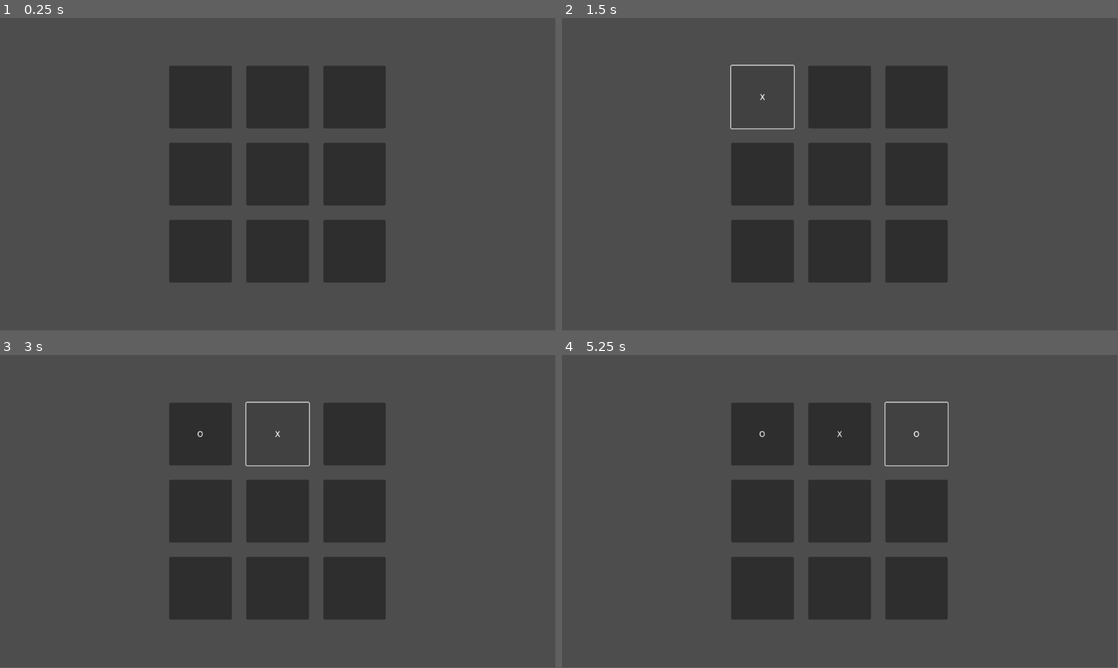
Above: before the commit, frames 1-4 (two rows, left to right).
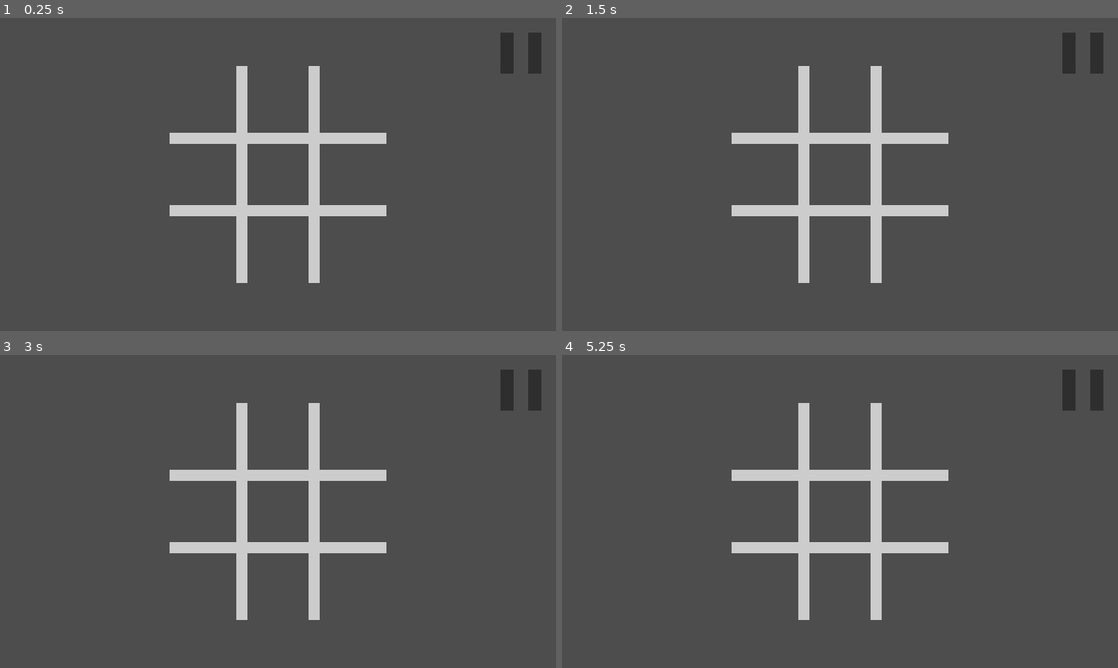
Above: after the commit, the same moments.

Repository: AlixBarreaux/tic-tac-two
Game: Godot game, scene res://scenes/game.tscn
Same seed, same stepped clock (60 frames per second), same inputs: the game is played once before the commit and once after it.
Inputs (mouse positions are in pixels of both pictures, inside the frame that each line leads up to; where the layout moved, square brackets give the same spot in the first picture):
- Up to frame 1 (0.25 s): no input
- Up to frame 2 (1.5 s): click (767, 102) [762, 96] at 0.5 s; click (767, 102) [762, 96] at 1.25 s
- Up to frame 3 (3 s): click (205, 439) [200, 433] at 2 s; click (278, 439) [278, 433] at 2.75 s
- Up to frame 4 (5.25 s): click (840, 439) [840, 433] at 3.5 s; click (840, 439) [840, 433] at 4.25 s; click (912, 439) [917, 433] at 5 s
In our replay, the window is 799x449 before the commit and 800x450 after it. These sizes can differ from the game's own. Grey fills any space a smaller window leaves; there, only what the larger window draws over its background counts as a difference.

The runs differ from the first frame. In frame 1, 26% of the frame differs, in the area x 30-98%, y 4-85%; in frame 2, 24%; in frame 3, 23%; in frame 4, 23%.

Commit message:
Feat: Create UI elements
Move code from Game node to Global, add main menu, pause menu, colors in board injected into button cell

Diff:
--- a/autoloads/scripts/events.gd
+++ b/autoloads/scripts/events.gd
@@ -2,6 +2,7 @@
 #class_name Events
 
 
+signal game_started
 signal game_reset
 signal player_picked_cell(id: int)
 signal player_won(id: int)
--- a/scripts/game.gd
+++ b/autoloads/scripts/global.gd
@@ -1,5 +1,5 @@
 extends Node
-class_name Game
+#class_name Global
 
 
 enum PlayerTypes { HUMAN, AI }
@@ -11,6 +11,20 @@
 @export var starting_player: int = randi_range(1, 2)
 ## ID of the player currently playing
 @onready var current_player_id: int = starting_player
+
+
+@export var game_mode: EnumGameModes.GameModes = EnumGameModes.GameModes.Singleplayer
+
+func set_game_mode(value: EnumGameModes.GameModes) -> void:
+	game_mode = value
+
+	#match value:
+		#EnumGameModes.GameModes.Singleplayer:
+			#pass
+		#EnumGameModes.GameModes.Multiplayer:
+			#pass
+		#_:
+			#printerr("(!) ERROR in: " + self.get_name() + ": Unrecognized enum value!")
 
 
 func on_player_picked_cell(_player_id: int) -> void:
--- a/project.godot
+++ b/project.godot
@@ -10,7 +10,7 @@
 
 [application]
 
-config/name="Tic Tac Troop"
+config/name="Tic Tac Too"
 run/main_scene="res://scenes/game.tscn"
 config/features=PackedStringArray("4.2", "Mobile")
 config/icon="res://miscellaneous/icon.svg"
@@ -22,11 +22,31 @@
 [autoload]
 
 Settings="*res://autoloads/scripts/settings.gd"
+Global="*res://autoloads/scripts/global.gd"
 Events="*res://autoloads/scripts/events.gd"
+
+[display]
+
+window/size/viewport_width=1920
+window/size/viewport_height=1080
+window/size/window_width_override=1280
+window/size/window_height_override=720
+window/stretch/mode="canvas_items"
 
 [gui]
 
 theme/custom="res://resources/themes/main_theme.tres"
+theme/default_font_multichannel_signed_distance_field=true
+
+[input]
+
+ui_pause={
+"deadzone": 0.5,
+"events": [Object(InputEventKey,"resource_local_to_scene":false,"resource_name":"","device":-1,"window_id":0,"alt_pressed":false,"shift_pressed":false,"ctrl_pressed":false,"meta_pressed":false,"pressed":false,"keycode":0,"physical_keycode":4194305,"key_label":0,"unicode":0,"echo":false,"script":null)
+, Object(InputEventKey,"resource_local_to_scene":false,"resource_name":"","device":-1,"window_id":0,"alt_pressed":false,"shift_pressed":false,"ctrl_pressed":false,"meta_pressed":false,"pressed":false,"keycode":0,"physical_keycode":80,"key_label":0,"unicode":112,"echo":false,"script":null)
+, Object(InputEventJoypadButton,"resource_local_to_scene":false,"resource_name":"","device":-1,"button_index":6,"pressure":0.0,"pressed":false,"script":null)
+]
+}
 
 [rendering]
 
--- a/resources/themes/main_theme.tres
+++ b/resources/themes/main_theme.tres
@@ -1,3 +1,13 @@
-[gd_resource type="Theme" format=3 uid="uid://chvdfaqu3vjd2"]
+[gd_resource type="Theme" load_steps=2 format=3 uid="uid://chvdfaqu3vjd2"]
+
+[sub_resource type="StyleBoxFlat" id="StyleBoxFlat_sik6j"]
+bg_color = Color(0.762404, 0.762404, 0.762404, 0.541176)
 
 [resource]
+Button/font_sizes/font_size = 25
+ButtonCell/base_type = &"Button"
+ButtonCell/font_sizes/font_size = 100
+GameTitle/base_type = &"Label"
+GameTitle/font_sizes/font_size = 80
+PanelSemiTransparent/base_type = &"Panel"
+PanelSemiTransparent/styles/panel = SubResource("StyleBoxFlat_sik6j")
--- a/scenes/button_cell.tscn
+++ b/scenes/button_cell.tscn
@@ -1,10 +1,13 @@
-[gd_scene load_steps=2 format=3 uid="uid://c7fkf7oihcrlp"]
+[gd_scene load_steps=3 format=3 uid="uid://c7fkf7oihcrlp"]
 
 [ext_resource type="Script" path="res://scripts/button_cell.gd" id="1_54p6b"]
+[ext_resource type="Theme" uid="uid://chvdfaqu3vjd2" path="res://resources/themes/main_theme.tres" id="1_dcwhr"]
 
 [node name="ButtonCell" type="Button"]
 size_flags_horizontal = 3
 size_flags_vertical = 3
+theme = ExtResource("1_dcwhr")
+theme_type_variation = &"ButtonCell"
 script = ExtResource("1_54p6b")
 
 [connection signal="pressed" from="." to="." method="_on_pressed"]
--- a/scenes/game.tscn
+++ b/scenes/game.tscn
@@ -1,11 +1,61 @@
-[gd_scene load_steps=4 format=3 uid="uid://vi1mnlp6oe6e"]
+[gd_scene load_steps=13 format=3 uid="uid://vi1mnlp6oe6e"]
 
 [ext_resource type="Script" path="res://scripts/board.gd" id="1_80fon"]
 [ext_resource type="PackedScene" uid="uid://c7fkf7oihcrlp" path="res://scenes/button_cell.tscn" id="1_b1dxv"]
-[ext_resource type="Script" path="res://scripts/game.gd" id="1_br1hd"]
+[ext_resource type="PackedScene" uid="uid://b3655ngv0pjo" path="res://scenes/pause_menu_ui.tscn" id="3_dlpvo"]
+
+[sub_resource type="StyleBoxFlat" id="StyleBoxFlat_yptch"]
+bg_color = Color(0.6, 0.6, 0.6, 0)
+border_width_right = 20
+border_width_bottom = 20
+
+[sub_resource type="StyleBoxFlat" id="StyleBoxFlat_elyke"]
+bg_color = Color(0.6, 0.6, 0.6, 0)
+border_width_left = 20
+border_width_right = 20
+border_width_bottom = 20
+
+[sub_resource type="StyleBoxFlat" id="StyleBoxFlat_ilknn"]
+bg_color = Color(0.6, 0.6, 0.6, 0)
+border_width_left = 20
+border_width_bottom = 20
+
+[sub_resource type="StyleBoxFlat" id="StyleBoxFlat_v350l"]
+bg_color = Color(0.6, 0.6, 0.6, 0)
+border_width_top = 20
+border_width_right = 20
+border_width_bottom = 20
+
+[sub_resource type="StyleBoxFlat" id="StyleBoxFlat_t1rvh"]
+bg_color = Color(0.6, 0.6, 0.6, 0)
+border_width_left = 20
+border_width_top = 20
+border_width_right = 20
+border_width_bottom = 20
+
+[sub_resource type="StyleBoxFlat" id="StyleBoxFlat_2h4cq"]
+bg_color = Color(0.6, 0.6, 0.6, 0)
+border_width_left = 20
+border_width_top = 20
+border_width_bottom = 20
+
+[sub_resource type="StyleBoxFlat" id="StyleBoxFlat_2n1ha"]
+bg_color = Color(0.6, 0.6, 0.6, 0)
+border_width_top = 20
+border_width_right = 20
+
+[sub_resource type="StyleBoxFlat" id="StyleBoxFlat_a5kyk"]
+bg_color = Color(0.6, 0.6, 0.6, 0)
+border_width_left = 20
+border_width_top = 20
+border_width_right = 20
+
+[sub_resource type="StyleBoxFlat" id="StyleBoxFlat_pp6fu"]
+bg_color = Color(0.6, 0.6, 0.6, 0)
+border_width_left = 20
+border_width_top = 20
 
 [node name="Game" type="Node"]
-script = ExtResource("1_br1hd")
 
 [node name="CanvasLayer" type="CanvasLayer" parent="."]
 
@@ -30,34 +80,101 @@
 offset_bottom = 0.143982
 grow_horizontal = 2
 grow_vertical = 2
-theme_override_constants/h_separation = 30
-theme_override_constants/v_separation = 30
+theme_override_constants/h_separation = 0
+theme_override_constants/v_separation = 0
 columns = 3
 script = ExtResource("1_80fon")
+btn_cell_player_1_pawn_color = Color(0.24165, 0.192983, 1, 1)
+btn_cell_player_2_pawn_color = Color(0.99482, 0.332057, 0.258464, 1)
 
 [node name="ButtonCellTopLeft" parent="CanvasLayer/UI/Board" instance=ExtResource("1_b1dxv")]
 layout_mode = 2
+focus_neighbor_left = NodePath("../ButtonTopRight")
+focus_neighbor_top = NodePath("../ButtonBottomLeft")
+focus_neighbor_right = NodePath("../ButtonCellTopMiddle")
+focus_neighbor_bottom = NodePath("../ButtonCenterLeft")
+focus_next = NodePath("../ButtonCellTopMiddle")
+focus_previous = NodePath("../ButtonBottomRight")
+theme_override_styles/normal = SubResource("StyleBoxFlat_yptch")
 
 [node name="ButtonCellTopMiddle" parent="CanvasLayer/UI/Board" instance=ExtResource("1_b1dxv")]
 layout_mode = 2
+focus_neighbor_left = NodePath("../ButtonCellTopLeft")
+focus_neighbor_top = NodePath("../ButtonBottomMiddle")
+focus_neighbor_right = NodePath("../ButtonTopRight")
+focus_neighbor_bottom = NodePath("../ButtonCenterMiddle")
+focus_next = NodePath("../ButtonTopRight")
+focus_previous = NodePath("../ButtonCellTopLeft")
+theme_override_styles/normal = SubResource("StyleBoxFlat_elyke")
 
 [node name="ButtonTopRight" parent="CanvasLayer/UI/Board" instance=ExtResource("1_b1dxv")]
 layout_mode = 2
+focus_neighbor_left = NodePath("../ButtonCellTopMiddle")
+focus_neighbor_top = NodePath("../ButtonBottomRight")
+focus_neighbor_right = NodePath("../ButtonCellTopLeft")
+focus_neighbor_bottom = NodePath("../ButtonCenterRight")
+focus_next = NodePath("../ButtonCenterLeft")
+focus_previous = NodePath("../ButtonCellTopMiddle")
+theme_override_styles/normal = SubResource("StyleBoxFlat_ilknn")
 
 [node name="ButtonCenterLeft" parent="CanvasLayer/UI/Board" instance=ExtResource("1_b1dxv")]
 layout_mode = 2
+focus_neighbor_left = NodePath("../ButtonCenterRight")
+focus_neighbor_top = NodePath("../ButtonCellTopLeft")
+focus_neighbor_right = NodePath("../ButtonCenterMiddle")
+focus_neighbor_bottom = NodePath("../ButtonBottomLeft")
+focus_next = NodePath("../ButtonCenterMiddle")
+focus_previous = NodePath("../ButtonTopRight")
+theme_override_styles/normal = SubResource("StyleBoxFlat_v350l")
 
 [node name="ButtonCenterMiddle" parent="CanvasLayer/UI/Board" instance=ExtResource("1_b1dxv")]
 layout_mode = 2
+focus_neighbor_left = NodePath("../ButtonCenterLeft")
+focus_neighbor_top = NodePath("../ButtonCellTopMiddle")
+focus_neighbor_right = NodePath("../ButtonCenterRight")
+focus_neighbor_bottom = NodePath("../ButtonBottomMiddle")
+focus_next = NodePath("../ButtonCenterRight")
+focus_previous = NodePath("../ButtonCenterLeft")
+theme_override_styles/normal = SubResource("StyleBoxFlat_t1rvh")
 
 [node name="ButtonCenterRight" parent="CanvasLayer/UI/Board" instance=ExtResource("1_b1dxv")]
 layout_mode = 2
+focus_neighbor_left = NodePath("../ButtonCenterMiddle")
+focus_neighbor_top = NodePath("../ButtonTopRight")
+focus_neighbor_right = NodePath("../ButtonCenterLeft")
+focus_neighbor_bottom = NodePath("../ButtonBottomRight")
+focus_next = NodePath("../ButtonBottomLeft")
+focus_previous = NodePath("../ButtonCenterMiddle")
+theme_override_styles/normal = SubResource("StyleBoxFlat_2h4cq")
 
 [node name="ButtonBottomLeft" parent="CanvasLayer/UI/Board" instance=ExtResource("1_b1dxv")]
 layout_mode = 2
+focus_neighbor_left = NodePath("../ButtonBottomRight")
+focus_neighbor_top = NodePath("../ButtonCenterLeft")
+focus_neighbor_right = NodePath("../ButtonBottomMiddle")
+focus_neighbor_bottom = NodePath("../ButtonCellTopLeft")
+focus_next = NodePath("../ButtonBottomMiddle")
+focus_previous = NodePath("../ButtonCenterRight")
+theme_override_styles/normal = SubResource("StyleBoxFlat_2n1ha")
 
 [node name="ButtonBottomMiddle" parent="CanvasLayer/UI/Board" instance=ExtResource("1_b1dxv")]
 layout_mode = 2
+focus_neighbor_left = NodePath("../ButtonBottomLeft")
+focus_neighbor_top = NodePath("../ButtonCenterMiddle")
+focus_neighbor_right = NodePath("../ButtonBottomRight")
+focus_neighbor_bottom = NodePath("../ButtonCellTopMiddle")
+focus_next = NodePath("../ButtonBottomRight")
+focus_previous = NodePath("../ButtonBottomLeft")
+theme_override_styles/normal = SubResource("StyleBoxFlat_a5kyk")
 
 [node name="ButtonBottomRight" parent="CanvasLayer/UI/Board" instance=ExtResource("1_b1dxv")]
 layout_mode = 2
+focus_neighbor_left = NodePath("../ButtonBottomMiddle")
+focus_neighbor_top = NodePath("../ButtonCenterRight")
+focus_neighbor_right = NodePath("../ButtonBottomLeft")
+focus_neighbor_bottom = NodePath("../ButtonTopRight")
+focus_next = NodePath("../ButtonCellTopLeft")
+focus_previous = NodePath("../ButtonBottomMiddle")
+theme_override_styles/normal = SubResource("StyleBoxFlat_pp6fu")
+
+[node name="PauseMenuUI" parent="CanvasLayer" instance=ExtResource("3_dlpvo")]
--- /dev/null
+++ b/scenes/game_title.tscn
@@ -0,0 +1,14 @@
+[gd_scene load_steps=3 format=3 uid="uid://bgmqu6bbft2s"]
+
+[ext_resource type="Script" path="res://scripts/game_title.gd" id="1_mr15d"]
+[ext_resource type="Theme" uid="uid://chvdfaqu3vjd2" path="res://resources/themes/main_theme.tres" id="1_p2tc4"]
+
+[node name="GameTitle" type="Label"]
+offset_right = 40.0
+offset_bottom = 23.0
+theme = ExtResource("1_p2tc4")
+theme_type_variation = &"GameTitle"
+text = "Default Title"
+horizontal_alignment = 1
+vertical_alignment = 1
+script = ExtResource("1_mr15d")
--- /dev/null
+++ b/scenes/main_menu.tscn
@@ -0,0 +1,77 @@
+[gd_scene load_steps=4 format=3 uid="uid://bas6iuo8ip1uf"]
+
+[ext_resource type="Script" path="res://scripts/main_menu.gd" id="1_58jsn"]
+[ext_resource type="PackedScene" uid="uid://bgmqu6bbft2s" path="res://scenes/game_title.tscn" id="2_guk6g"]
+[ext_resource type="PackedScene" uid="uid://cqf8bx086jorq" path="res://scenes/quit_to_desktop_button.tscn" id="3_368l1"]
+
+[node name="MainMenu" type="CanvasLayer"]
+script = ExtResource("1_58jsn")
+
+[node name="MainMenuUI" type="Control" parent="."]
+layout_mode = 3
+anchors_preset = 15
+anchor_right = 1.0
+anchor_bottom = 1.0
+grow_horizontal = 2
+grow_vertical = 2
+
+[node name="GameTitle" parent="MainMenuUI" instance=ExtResource("2_guk6g")]
+layout_mode = 0
+offset_left = 520.0
+offset_top = 78.0
+offset_right = 1400.0
+offset_bottom = 190.0
+grow_horizontal = 2
+size_flags_horizontal = 3
+
+[node name="VBoxContainer" type="VBoxContainer" parent="MainMenuUI"]
+layout_mode = 1
+anchors_preset = -1
+anchor_left = 0.345
+anchor_top = 0.355
+anchor_right = 0.655
+anchor_bottom = 0.797
+offset_left = -0.400024
+offset_top = -0.400024
+offset_right = 0.399902
+offset_bottom = 0.239929
+grow_horizontal = 2
+grow_vertical = 2
+size_flags_vertical = 3
+theme_override_constants/separation = 100
+alignment = 1
+
+[node name="PlaySPButton" type="Button" parent="MainMenuUI/VBoxContainer"]
+layout_mode = 2
+size_flags_vertical = 3
+focus_neighbor_left = NodePath("../QuitToDesktopButton")
+focus_neighbor_top = NodePath("../QuitToDesktopButton")
+focus_neighbor_right = NodePath("../PlayLocalMPButton")
+focus_neighbor_bottom = NodePath("../PlayLocalMPButton")
+focus_next = NodePath("../PlayLocalMPButton")
+focus_previous = NodePath("../QuitToDesktopButton")
+text = "Singleplayer"
+
+[node name="PlayLocalMPButton" type="Button" parent="MainMenuUI/VBoxContainer"]
+layout_mode = 2
+size_flags_vertical = 3
+focus_neighbor_left = NodePath("../PlaySPButton")
+focus_neighbor_top = NodePath("../PlaySPButton")
+focus_neighbor_right = NodePath("../QuitToDesktopButton")
+focus_neighbor_bottom = NodePath("../QuitToDesktopButton")
+focus_next = NodePath("../QuitToDesktopButton")
+focus_previous = NodePath("../PlaySPButton")
+text = "Local Multiplayer"
+
+[node name="QuitToDesktopButton" parent="MainMenuUI/VBoxContainer" instance=ExtResource("3_368l1")]
+layout_mode = 2
+size_flags_vertical = 3
+focus_neighbor_left = NodePath("../PlayLocalMPButton")
+focus_neighbor_top = NodePath("../PlayLocalMPButton")
+focus_neighbor_right = NodePath("../PlaySPButton")
+focus_neighbor_bottom = NodePath("../PlaySPButton")
+focus_next = NodePath("../PlaySPButton")
+focus_previous = NodePath("../PlayLocalMPButton")
+
+[connection signal="pressed" from="MainMenuUI/VBoxContainer/PlaySPButton" to="." method="_on_play_sp_button_pressed"]
+[connection signal="pressed" from="MainMenuUI/VBoxContainer/PlayLocalMPButton" to="." method="_on_play_local_mp_button_pressed"]
--- /dev/null
+++ b/scenes/pause_menu_ui.tscn
@@ -0,0 +1,106 @@
+[gd_scene load_steps=4 format=3 uid="uid://b3655ngv0pjo"]
+
+[ext_resource type="Theme" uid="uid://chvdfaqu3vjd2" path="res://resources/themes/main_theme.tres" id="1_agc1t"]
+[ext_resource type="Script" path="res://scripts/pause_menu_ui.gd" id="1_xa0sj"]
+
+[sub_resource type="StyleBoxEmpty" id="StyleBoxEmpty_c8fv1"]
+
+[node name="PauseMenuUI" type="Control" node_paths=PackedStringArray("first_element_to_grab_focus")]
+process_mode = 3
+layout_mode = 3
+anchors_preset = 15
+anchor_right = 1.0
+anchor_bottom = 1.0
+grow_horizontal = 2
+grow_vertical = 2
+theme = ExtResource("1_agc1t")
+script = ExtResource("1_xa0sj")
+first_element_to_grab_focus = NodePath("Body/VBoxContainer/ResumeButton")
+
+[node name="Body" type="Panel" parent="."]
+process_mode = 3
+layout_mode = 1
+anchors_preset = 15
+anchor_right = 1.0
+anchor_bottom = 1.0
+grow_horizontal = 2
+grow_vertical = 2
+theme = ExtResource("1_agc1t")
+theme_type_variation = &"PanelSemiTransparent"
+
+[node name="VBoxContainer" type="VBoxContainer" parent="Body"]
+layout_mode = 1
+anchors_preset = 15
+anchor_right = 1.0
+anchor_bottom = 1.0
+offset_left = 545.5
+offset_top = 170.5
+offset_right = -545.5
+offset_bottom = -170.5
+grow_horizontal = 2
+grow_vertical = 2
+theme_override_constants/separation = 200
+
+[node name="ResumeButton" type="Button" parent="Body/VBoxContainer"]
+layout_mode = 2
+size_flags_vertical = 3
+focus_neighbor_left = NodePath("../QuitToMainMenuButton")
+focus_neighbor_top = NodePath("../QuitToMainMenuButton")
+focus_neighbor_right = NodePath("../QuitToMainMenuButton")
+focus_neighbor_bottom = NodePath("../QuitToMainMenuButton")
+focus_next = NodePath("../QuitToMainMenuButton")
+focus_previous = NodePath("../QuitToMainMenuButton")
+text = "Resume"
+
+[node name="QuitToMainMenuButton" type="Button" parent="Body/VBoxContainer"]
+layout_mode = 2
+size_flags_vertical = 3
+focus_neighbor_left = NodePath("../ResumeButton")
+focus_neighbor_top = NodePath("../ResumeButton")
+focus_neighbor_right = NodePath("../ResumeButton")
+focus_neighbor_bottom = NodePath("../ResumeButton")
+focus_next = NodePath("../ResumeButton")
+focus_previous = NodePath("../ResumeButton")
+text = "Quit To Main Menu"
+
+[node name="PauseButtonIcon" type="MarginContainer" parent="."]
+layout_mode = 1
+anchors_preset = 1
+anchor_left = 1.0
+anchor_right = 1.0
+offset_left = -242.0
+offset_bottom = 242.0
+grow_horizontal = 0
+theme_override_constants/margin_left = 50
+theme_override_constants/margin_top = 50
+theme_override_constants/margin_right = 50
+theme_override_constants/margin_bottom = 50
+
+[node name="PauseButton" type="Button" parent="PauseButtonIcon"]
+layout_mode = 2
+theme_type_variation = &"FlatButton"
+theme_override_styles/focus = SubResource("StyleBoxEmpty_c8fv1")
+
+[node name="HBoxContainer" type="HBoxContainer" parent="PauseButtonIcon/PauseButton"]
+layout_mode = 1
+anchors_preset = 15
+anchor_right = 1.0
+anchor_bottom = 1.0
+grow_horizontal = 2
+grow_vertical = 2
+theme_override_constants/separation = 50
+alignment = 1
+
+[node name="Panel" type="Panel" parent="PauseButtonIcon/PauseButton/HBoxContainer"]
+layout_mode = 2
+size_flags_horizontal = 3
+mouse_filter = 2
+
+[node name="Panel2" type="Panel" parent="PauseButtonIcon/PauseButton/HBoxContainer"]
+layout_mode = 2
+size_flags_horizontal = 3
+mouse_filter = 2
+
+[connection signal="pressed" from="Body/VBoxContainer/ResumeButton" to="." method="_on_resume_button_pressed"]
+[connection signal="pressed" from="Body/VBoxContainer/QuitToMainMenuButton" to="." method="_on_quit_to_main_menu_button_pressed"]
+[connection signal="pressed" from="PauseButtonIcon/PauseButton" to="." method="_on_pause_button_pressed"]
--- /dev/null
+++ b/scenes/quit_to_desktop_button.tscn
@@ -0,0 +1,9 @@
+[gd_scene load_steps=2 format=3 uid="uid://cqf8bx086jorq"]
+
+[ext_resource type="Script" path="res://scripts/quit_to_desktop_button.gd" id="1_lw1ja"]
+
+[node name="QuitToDesktopButton" type="Button"]
+text = "Quit To Desktop"
+script = ExtResource("1_lw1ja")
+
+[connection signal="pressed" from="." to="." method="_on_pressed"]
--- a/scripts/board.gd
+++ b/scripts/board.gd
@@ -9,7 +9,7 @@
 
 
 func set_cell(cell_id: int, current_player_id: EnumCellOwners.CellOwners) -> void:
-	cells[cell_id] = game_node.current_player_id
+	cells[cell_id] = Global.current_player_id
 
 
 func set_all_cells_to_neutral() -> void:
@@ -17,6 +17,11 @@
 
 	for button_cell: ButtonCell in self.get_children():
 		button_cell.cell_owner = EnumCellOwners.CellOwners.NEUTRAL
+
+
+@export var btn_cell_neutral_cell_color: Color = Color(255.0, 255.0, 255.0, 255.0)
+@export var btn_cell_player_1_pawn_color: Color = Color(255.0, 255.0, 255.0, 255.0)
+@export var btn_cell_player_2_pawn_color: Color = Color(255.0, 255.0, 255.0, 255.0)
 
 
 func build_initial_cells() -> void:
@@ -29,7 +34,16 @@
 		button_cell.cell_id = button_index
 		button_index += 1
 
+		button_cell.neutral_cell_color = btn_cell_neutral_cell_color
+		button_cell.player_1_pawn_color = btn_cell_player_1_pawn_color
+		button_cell.player_2_pawn_color = btn_cell_player_2_pawn_color
+
+
 	cells = initial_cells
+
+
+
+
 
 
 func reset() -> void:
@@ -99,15 +113,11 @@
 		print("Tiiiiiiiiiiiiiiiiiiiiiiiiiiiiiiiiiiiiiiiiiiiiiiiiiiiiiie!")
 
 
-@onready var game_node: Game = get_tree().get_root().get_node("Game")
-
-
 func on_player_picked_cell(cell_id: int) -> void:
-	set_cell(cell_id, game_node.current_player_id)
+	set_cell(cell_id, Global.current_player_id)
 	check_if_a_player_won()
 
 
 func _ready() -> void:
 	Events.player_picked_cell.connect(on_player_picked_cell)
-
 	build_initial_cells()
--- a/scripts/button_cell.gd
+++ b/scripts/button_cell.gd
@@ -2,24 +2,33 @@
 class_name ButtonCell
 
 
+var neutral_cell_color: Color = Color(255.0, 255.0, 255.0, 255.0)
+var player_1_pawn_color: Color = Color(255.0, 255.0, 255.0, 255.0)
+var player_2_pawn_color: Color = Color(255.0, 255.0, 255.0, 255.0)
+
+func set_color(color: Color) -> void:
+	set("theme_override_colors/font_color", color)
+
+
 ## Cell location
-@export var cell_id: int = 0
+var cell_id: int = 0
 ## Who owns this cell
 @export var cell_owner: EnumCellOwners.CellOwners = EnumCellOwners.CellOwners.NEUTRAL
 
-@onready var game_node: Game = get_tree().get_root().get_node("Game")
-
 
 func _on_pressed() -> void:
-	cell_owner = game_node.current_player_id
+	cell_owner = Global.current_player_id
 
 	match cell_owner:
 		EnumCellOwners.CellOwners.NEUTRAL:
 			self.set_text("")
+			set_color(neutral_cell_color)
 		EnumCellOwners.CellOwners.PLAYER_1:
 			self.set_text("O")
+			set_color(player_1_pawn_color)
 		EnumCellOwners.CellOwners.PLAYER_2:
 			self.set_text("X")
+			set_color(player_2_pawn_color)
 
 	Events.player_picked_cell.emit(cell_id)
 
--- /dev/null
+++ b/scripts/game_title.gd
@@ -0,0 +1,6 @@
+extends Label
+class_name GameTitle
+
+
+func _ready() -> void:
+	self.set_text(ProjectSettings.get_setting("application/config/name"))
--- /dev/null
+++ b/scripts/main_menu.gd
@@ -0,0 +1,19 @@
+extends CanvasLayer
+class_name MainMenu
+
+
+@export_file("*.scn", "*.tscn") var game_scene_file_path: String = "res://scenes/game.tscn"
+
+
+func _ready() -> void:
+	assert(FileAccess.file_exists(self.game_scene_file_path))
+
+
+func _on_play_sp_button_pressed() -> void:
+	Global.set_game_mode(EnumGameModes.GameModes.Singleplayer)
+	get_tree().change_scene_to_file(self.game_scene_file_path)
+
+
+func _on_play_local_mp_button_pressed() -> void:
+	Global.set_game_mode(EnumGameModes.GameModes.Multiplayer)
+	get_tree().change_scene_to_file(self.game_scene_file_path)
--- /dev/null
+++ b/scripts/pause_menu_ui.gd
@@ -0,0 +1,46 @@
+extends Control
+class_name PauseMenuUI
+
+
+@export var first_element_to_grab_focus: Control = null
+
+@onready var body: Panel = $Body
+@onready var pause_btn_icon: MarginContainer = $PauseButtonIcon
+
+
+func _on_resume_button_pressed() -> void:
+	self.body.set_visible(false)
+	get_tree().set_pause(false)
+
+
+@export_file("*.scn", "*.tscn") var main_menu_scene_file_path: String = "res://scenes/main_menu.tscn"
+
+func _on_quit_to_main_menu_button_pressed() -> void:
+	get_tree().set_pause(false)
+	get_tree().change_scene_to_file(main_menu_scene_file_path)
+
+
+func _ready() -> void:
+	self.body.hide()
+	assert(first_element_to_grab_focus != null)
+	assert(FileAccess.file_exists(self.main_menu_scene_file_path))
+
+
+func toggle_body_visibile() -> void:
+	self.body.set_visible(not self.body.is_visible())
+
+	if self.body.is_visible():
+		get_tree().set_pause(true)
+		first_element_to_grab_focus.grab_focus()
+	else:
+		get_tree().set_pause(false)
+
+
+func _unhandled_key_input(_event: InputEvent) -> void:
+	if Input.is_action_just_pressed("ui_pause"):
+		get_tree().get_root().set_input_as_handled()
+		self.toggle_body_visibile()
+
+
+func _on_pause_button_pressed() -> void:
+	self.toggle_body_visibile()
--- /dev/null
+++ b/scripts/quit_to_desktop_button.gd
@@ -0,0 +1,6 @@
+extends Button
+class_name QuitToDesktopButton
+
+
+func _on_pressed() -> void:
+	get_tree().quit()
--- /dev/null
+++ b/utils/enum_game_modes.gd
@@ -0,0 +1,8 @@
+extends RefCounted
+class_name EnumGameModes
+
+
+enum GameModes {
+	Singleplayer,
+	Multiplayer
+}
